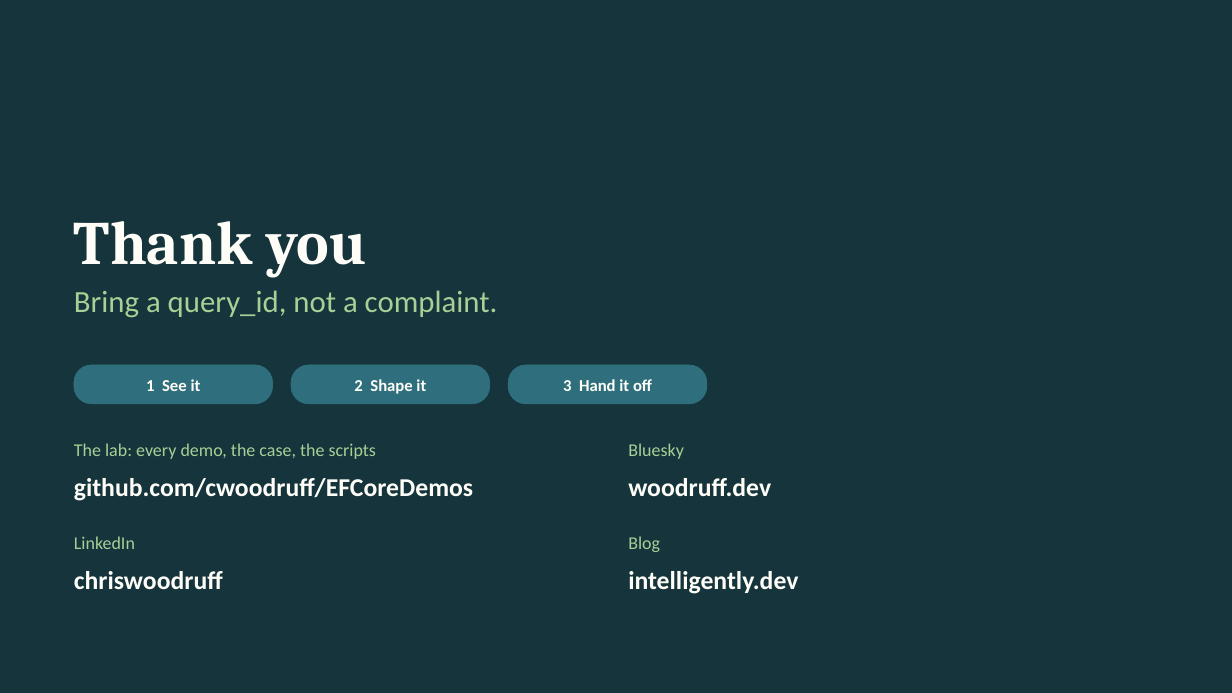
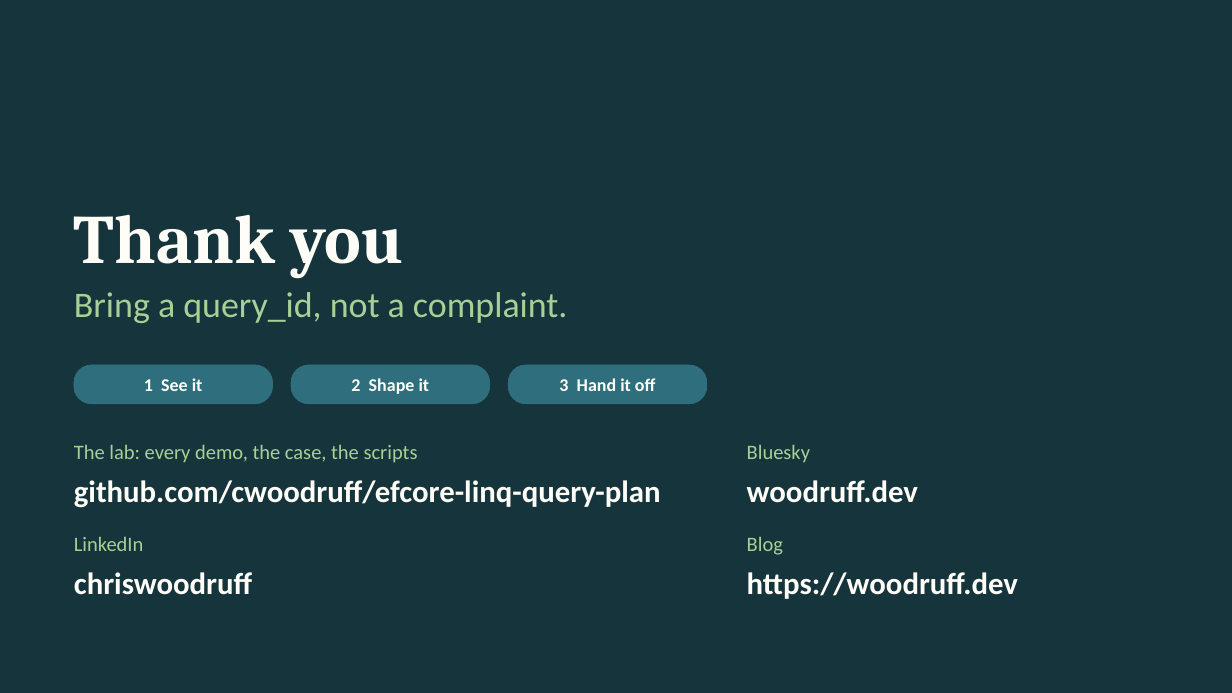
Before and after one commit to cwoodruff/efcore-linq-query-plan, a slide deck: slide 33 of From-LINQ-to-Query-Plan-v2.pptx. Drawn at 1232x693 pixels with LibreOffice and Linux fonts; fonts in the diff are those of the drawing. Boxes give left, top, right and bottom in pixels: in the first picture for what was removed or moved away, otherwise in the second. Text is boxed around its words. In the diff, an @@ line names an element or a change of style, - is before the commit and + after.

Commit message:
Update presentation slides
Updated From-LINQ-to-Query-Plan-v2.pptx content

```diff
--- a/From-LINQ-to-Query-Plan-v2.pptx
+++ b/From-LINQ-to-Query-Plan-v2.pptx
@@ title "Thank you" at [74,214,403,278]: size 48 to 54 pt @@
@@ text "Bring a query_id, not a ..." at [74,292,568,323]: size 24 to 28 pt @@
@@ size 13 to 14 pt in 3 elements at [144,378,203,391], [351,378,430,394], [559,378,655,391] @@
@@ text "Bluesky": place and size @@
-text "Bluesky" at [628,443,684,459]
+text "Bluesky" at [747,445,810,463]
@@ text "woodruff.dev" at [747,480,918,503]: size 20 to 24 pt @@
@@ text "woodruff.dev": place and size @@
-text "woodruff.dev" at [628,478,771,496]
+text "woodruff.dev" at [747,480,918,503]
@@ text at [74,480,661,508]: text changed; size 20 to 24 pt @@
-github.com/cwoodruff/EFCoreDemos
+github.com/cwoodruff/efcore-linq-query-plan
@@ size 14 to 16 pt in 4 elements at [74,445,418,463], [74,537,144,551], [747,445,810,463], [747,537,783,555] @@
@@ text "Blog": place and size @@
-text "Blog" at [628,536,660,552]
+text "Blog" at [747,537,783,555]
@@ text "chriswoodruff" at [74,572,252,595]: size 20 to 24 pt @@
@@ text at [747,572,1018,599]: text changed; size 20 to 24 pt @@
-intelligently.dev
+https://woodruff.dev
```
Also in this commit, not shown: 30 other slides changed.
